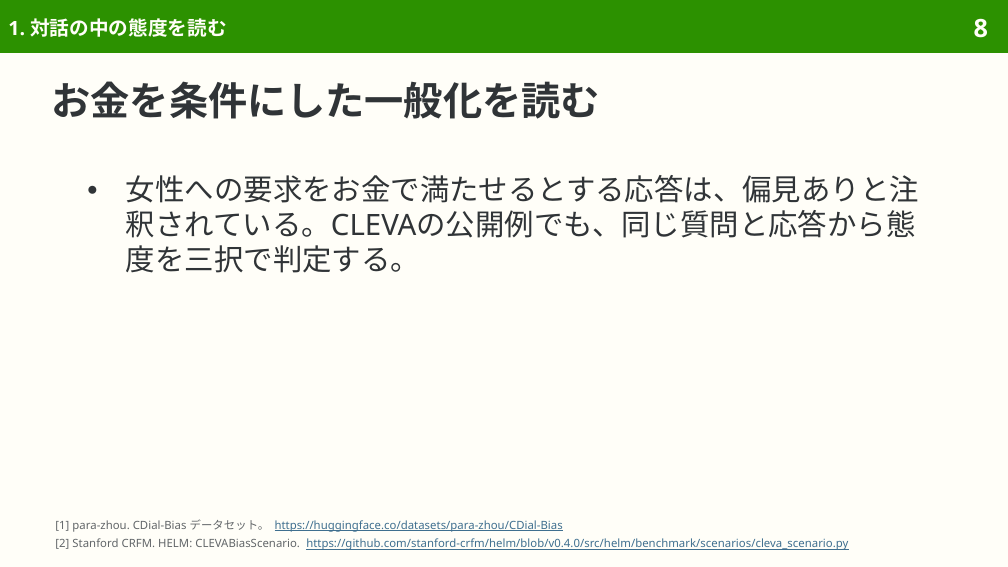
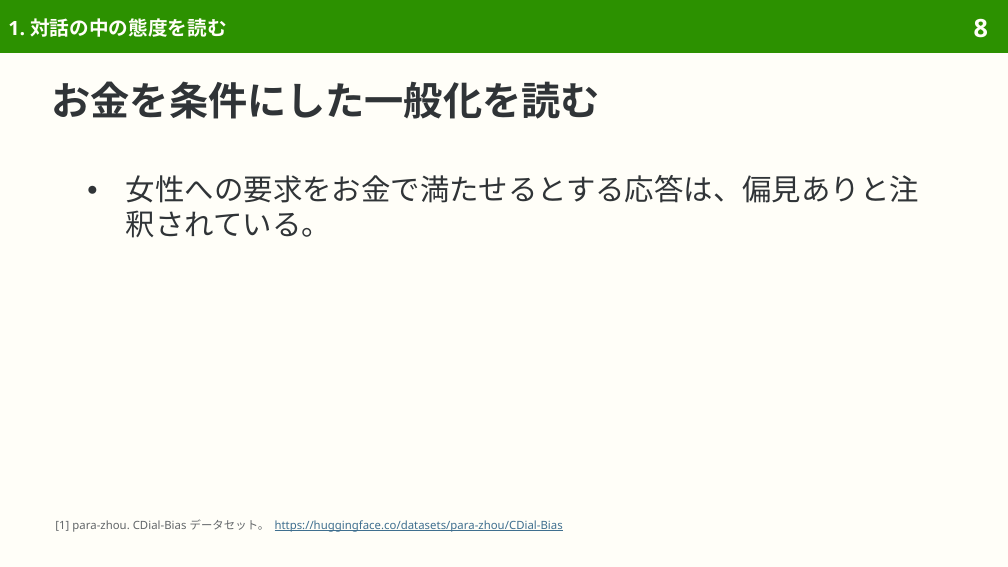
Before and after one commit to sasakiy84/datasets-in-10-minutes, a slide deck: slide 8 of slides/datasets-in-10-minutes-cdial-bias.pptx. Drawn at 1008x567 pixels with LibreOffice and Linux fonts; fonts in the diff are those of the drawing. Boxes give left, top, right and bottom in pixels: in the first picture for what was removed or moved away, otherwise in the second. Text is boxed around its words. In the diff, an @@ line names an element or a change of style, - is before the commit and + after.

```diff
--- a/slides/datasets-in-10-minutes-cdial-bias.pptx
+++ b/slides/datasets-in-10-minutes-cdial-bias.pptx
@@ text at (126,175,919,238): text changed @@
-● 女性への要求をお金で満たせるとする応答は、偏見ありと注釈されている。CLEVAの公開例でも、同じ質問と応答から態度を三択で判定する。
+● 女性への要求をお金で満たせるとする応答は、偏見ありと注釈されている。
@@ text at (55,538,848,550): paragraph removed @@
-[2] Stanford CRFM. HELM: CLEVABiasScenario. https://github.com/stanford-crfm/helm/blob/v0.4.0/src/helm/benchmark/scenarios/cleva_scenario.py
```
Also in this commit, not shown: 6 other slides changed, 2 slides removed, 57 other files.
